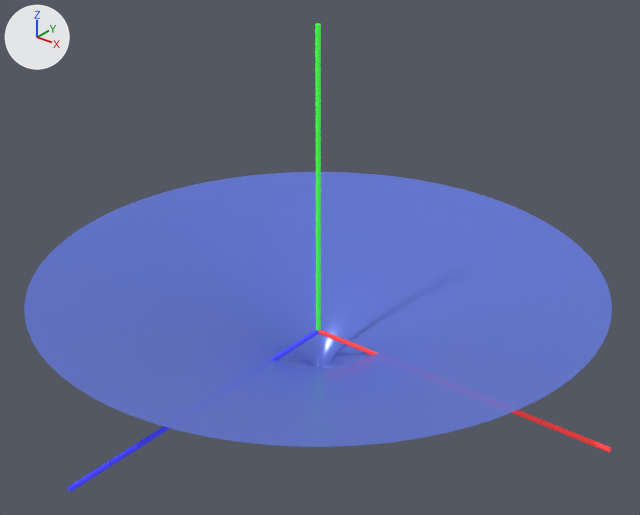
An edit to the glTF model public/models/solid-of-revolution-paraboloid.glb, drawn before and after from the same camera.
Both versions are drawn from a camera (50 mm lens) standing at (3.18, -3.96, 3.0) and looking at (0.14, -0.15, 0.64). Arrows for +X, +Y and +Z are at upper left; the lights stay in place. The first picture is the older version. Where no turn or scale is listed for an object, it has been applied to the vertices. Vertices at exactly the same position are counted once.
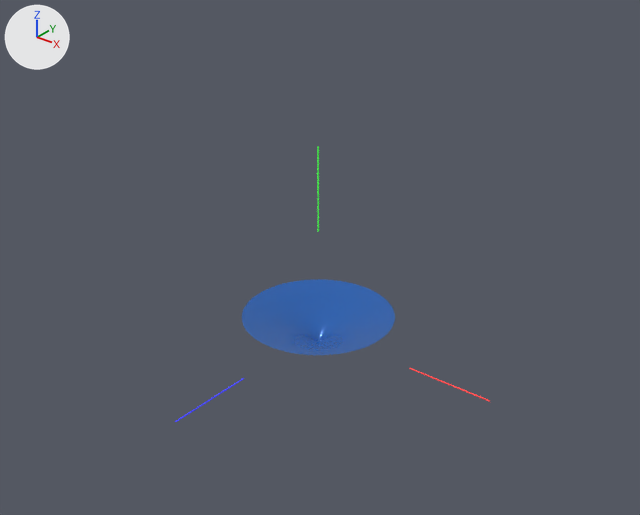
Changed parts and their boxes (x1, y1, x2, y2) in the pictures (640 x 515 px):
'Mesh_0', recoloured, rescaled (74% narrower, 72% shorter)
    before: (24, 172, 612, 447)
    after: (242, 279, 395, 355)
'Mesh_3', rescaled
    before: (315, 23, 321, 331)
    after: (317, 146, 319, 231)
'Mesh_4', rescaled (72% narrower, 72% shorter)
    before: (68, 330, 319, 492)
    after: (175, 378, 244, 422)
'Mesh_2', rescaled (72% narrower, 72% shorter)
    before: (319, 329, 611, 453)
    after: (409, 368, 490, 402)

What changed in the scene script:
```text
Change mat_material_0:
    mat_material_0.base_color: (0.133, 0.209, 0.823) -> (0.0075, 0.13, 0.527)  # blue #667eea -> blue #1565c0
Change me_mesh_0:
    used by ob_mesh_0; location = (0.0, 0.0, 0.0)
    remove me_mesh_0.from_pydata(...)  # 6561 vertices, 12800 faces; spans x -1.8..1.8, y -1.8..1.8, z -0.45..0.45
    add me_mesh_0.from_pydata(...)  # 6561 vertices, 12800 faces; spans x -0.5..0.5, y -0.5..0.5, z -0.12..0.12
    me_mesh_0 part 1: the whole mesh is scaled about its middle by 0.278
Change me_mesh_2:
    used by ob_mesh_2; location = (1.0, 0.0, 0.0)
    remove me_mesh_2.from_pydata(...)  # 20 vertices, 32 faces; spans x -1.0..1.0, y -0.01..0.01, z -0.02..0.02
    add me_mesh_2.from_pydata(...)  # 20 vertices, 32 faces; spans x -0.28..0.28, y 0.0, z 0.0
    me_mesh_2 part 2: the whole mesh is scaled about its middle by 0.278
Change me_mesh_3:
    used by ob_mesh_3; location = (0.0, 0.0, 1.0)
    remove me_mesh_3.from_pydata(...)  # 20 vertices, 32 faces; spans x -0.01..0.01, y -0.01..0.01, z -1.0..1.0
    add me_mesh_3.from_pydata(...)  # 20 vertices, 32 faces; spans x 0.0, y 0.0, z -0.28..0.28
    me_mesh_3 part 3: the whole mesh is scaled about its middle by 0.278
Change me_mesh_4:
    used by ob_mesh_4; location = (0.0, -1.0, 0.0)
    remove me_mesh_4.from_pydata(...)  # 20 vertices, 32 faces; spans x -0.01..0.01, y -1.0..1.0, z -0.02..0.02
    add me_mesh_4.from_pydata(...)  # 20 vertices, 32 faces; spans x 0.0, y -0.28..0.28, z 0.0
    me_mesh_4 part 4: the whole mesh is scaled about its middle by 0.278
```
